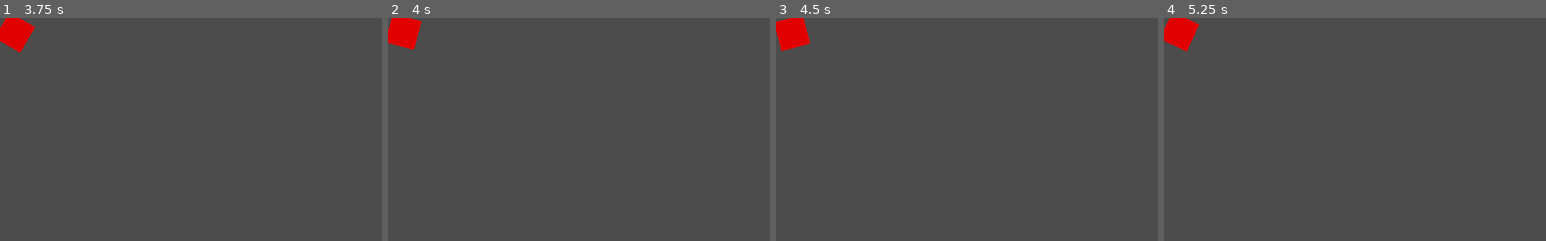
Above: before the commit, frames 1-4 (left to right).
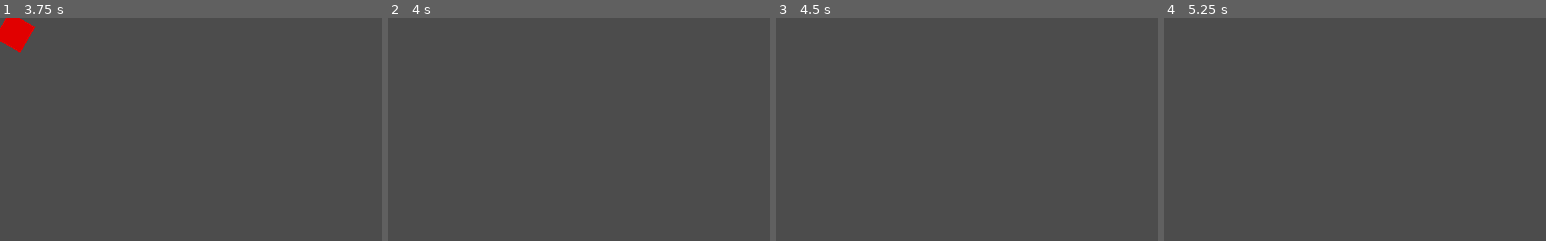
Above: after the commit, the same moments.

Repository: HexBlitUniversity/save-load
Game: Godot game, scene res://block-dodge/actors/enemyRect.tscn
The game is run twice, just before and just after one commit, with the same random seed, the same clock (stepped at 60 frames per second) and the same inputs. The project has no main scene, so this scene is started directly.
Inputs (mouse positions are % of the whole screen's width and height, from its top left):
- Up to frame 1 (3.75 s): tap Enter at 0.5, 2, 3.5 s; move the mouse to (72, 45) at 0.52 s; hold D (right) 0.53-1.28 s; tap Space at 1.25, 2.75 s; move the mouse to (30, 55) at 1.27 s; hold Down (down) 1.28-2.03 s; move the mouse to (60, 28) at 2.02 s; hold D (right) 2.03-2.78 s; move the mouse to (45, 70) at 2.77 s; hold Up (up) 2.78-3.53 s; move the mouse to (80, 65) at 3.52 s; hold Left (left) from 3.53 s (still down)
- Up to frame 2 (4 s): keep holding Left (left)
- Up to frame 3 (4.5 s): keep holding Left (left); tap Space at 4.25 s; move the mouse to (20, 35) at 4.27 s
- Up to frame 4 (5.25 s): move the mouse to (55, 50) at 5.02 s; release Left (left) at 5.03 s; hold Down (down) from 5.03 s (still down)
The pictures show only the part of the screen within x 0-50%, y 0-50%; the shares and areas given below are measured in that part.

Frame 1 is identical in both runs. In frame 2, 1.0% of the frame differs, in the area x 0-9%, y 0-15%; in frame 3, 1.0%; in frame 4, 1.0%.

Commit message:
Update save-load with PackedScene
By using PackedScene's we can get rid of a lot of overhead.

Diff:
--- a/block-dodge/actors/enemyLong.gd
+++ b/block-dodge/actors/enemyLong.gd
@@ -26,22 +26,17 @@
 
 func save():
 	return {
-		"pos_x" : position.x,
-		"pos_y" : position.y,
 		"block_direction_x" : block_direction.x,
 		"block_direction_y" : block_direction.y,
 		"block_color_red" : block_color.r,
 		"block_color_green" : block_color.g,
 		"block_color_blue" : block_color.b,
-		"parent_name" : get_parent().name,
 	}
 
 func load_save(data):
 	if not data:
 		return
 
-	position.x = data["pos_x"]
-	position.y = data["pos_y"]
 	block_direction.x = data["block_direction_x"]
 	block_direction.y = data["block_direction_y"]
 	block_color = Color(data["block_color_red"],data["block_color_green"], data["block_color_blue"])
--- a/block-dodge/actors/enemyLong.tscn
+++ b/block-dodge/actors/enemyLong.tscn
@@ -51,5 +51,8 @@
 shape = SubResource( 2 )
 
 [node name="Timer" type="Timer" parent="."]
+wait_time = 4.0
+one_shot = true
+autostart = true
 
 [connection signal="timeout" from="Timer" to="." method="_on_Timer_timeout"]
--- a/block-dodge/actors/enemyRect.gd
+++ b/block-dodge/actors/enemyRect.gd
@@ -26,9 +26,7 @@
 		trajectory = (playerPosition - global_position).normalized()
 
 func save():
-	return { "pos_x" : position.x,
-			 "pos_y" : position.y,
-			 "trajectory" : trajectory,
+	return { "trajectory" : trajectory,
 			 "attack" : attack,
 			 "block_rotation" : block_rotation
 	}
@@ -37,8 +35,6 @@
 	if not data:
 		return
 
-	position.x = data["pos_x"]
-	position.y = data["pos_y"]
 	trajectory = data["trajectory"]
 	attack = data["attack"]
 	block_rotation = data["block_rotation"]
--- a/block-dodge/actors/enemyRect.tscn
+++ b/block-dodge/actors/enemyRect.tscn
@@ -32,7 +32,8 @@
 shape = SubResource( 1 )
 
 [node name="Timer" type="Timer" parent="."]
-wait_time = 2.0
+wait_time = 4.0
 one_shot = true
+autostart = true
 
 [connection signal="timeout" from="Timer" to="." method="_on_Timer_timeout"]
--- a/block-dodge/actors/player.gd
+++ b/block-dodge/actors/player.gd
@@ -32,9 +32,7 @@
 
 func save():
 	return {
-		"progress" : progress.value,
-		"pos_x" : position.x,
-		"pos_y" : position.y,
+		"progress" : progress.value
 	}
 
 func load_save(data):
@@ -42,5 +40,3 @@
 		return
 
 	progress.value = data["progress"]
-	position.x = data["pos_x"]
-	position.y = data["pos_y"]
--- a/block-dodge/screens/GameOver.gd
+++ b/block-dodge/screens/GameOver.gd
@@ -6,7 +6,8 @@
 	pass
 
 func _on_Checkpoint_pressed():
-	get_tree().change_scene("res://block-dodge/screens/save-and-load-example.tscn")
+	var scene = ResourceLoader.load("user://save/main.scn","PackedScene",false)
+	get_tree().change_scene_to(scene)
 
 func _on_Startover_pressed():
 	clear_save_data()
--- a/block-dodge/screens/save-and-load-example.gd
+++ b/block-dodge/screens/save-and-load-example.gd
@@ -63,6 +63,7 @@
 func spawn_entity_top():
 	var entity = null
 	entity = enemy_long.instance()
+	entity.set_name("EnemyLongRed ")
 	var position = Vector2(rng.randi_range(-650,-100),enemy_container_top.position.y)
 	entity.position = position
 	enemy_container_top.add_child(entity)
@@ -72,6 +73,7 @@
 func spawn_entity_left():
 	var entity  = null
 	entity = enemy_long.instance()
+	entity.set_name("EnemyLongBlue")
 	var position = Vector2(enemy_container_left.position.y,rng.randi_range(80,875))
 	entity.position = position
 	enemy_container_left.add_child(entity)
@@ -94,18 +96,22 @@
 	var save_game = File.new()
 	save_game.open(str(SAVE_DIR,SAVE_FILE),File.WRITE)
 	var save_data = {}
-
 	var find_saveable_nodes = get_tree().get_nodes_in_group("saveable")
 	for saveable in find_saveable_nodes:
 		if !saveable.has_method("save"):
 			print("Saveable node is missing a save() function... skipped.")
 			continue
 
+		saveable.set_owner(self)
 		save_data[saveable.name] = saveable.call("save")
 
 	var data_string = var2str(save_data)
 	save_game.store_string(data_string)
 	save_game.close()
+
+	var saveScene = PackedScene.new()
+	if saveScene.pack(self) == OK:
+		ResourceSaver.save("user://save/main.scn",saveScene)
 
 func load_save():
 	var save_game = File.new()
@@ -122,26 +128,9 @@
 		save_data.erase("player")
 
 	for node_name in save_data.keys():
-		if "enemyRect" in node_name:
-			var entity = null
-			entity = enemy_rect.instance()
-			enemy_container_top.add_child(entity)
+		var entity = find_node(node_name,true,true)
+		if(entity != null):
 			entity.load_save(save_data[node_name])
-
-		if "enemyLong" in node_name:
-			var entity = null
-			entity = enemy_long.instance()
-			if !save_data[node_name].has("parent_name"):
-				continue
-
-			var enemy_save_data = save_data[node_name]
-			if "Top" in enemy_save_data["parent_name"]:
-				enemy_container_top.add_child(entity)
-			else:
-				enemy_container_left.add_child(entity)
-				entity.rotate_degrees_and_color(Vector2.RIGHT,0,0,1)
-			entity.load_save(enemy_save_data)
-
 
 	print(save_data)
 	save_game.close()
